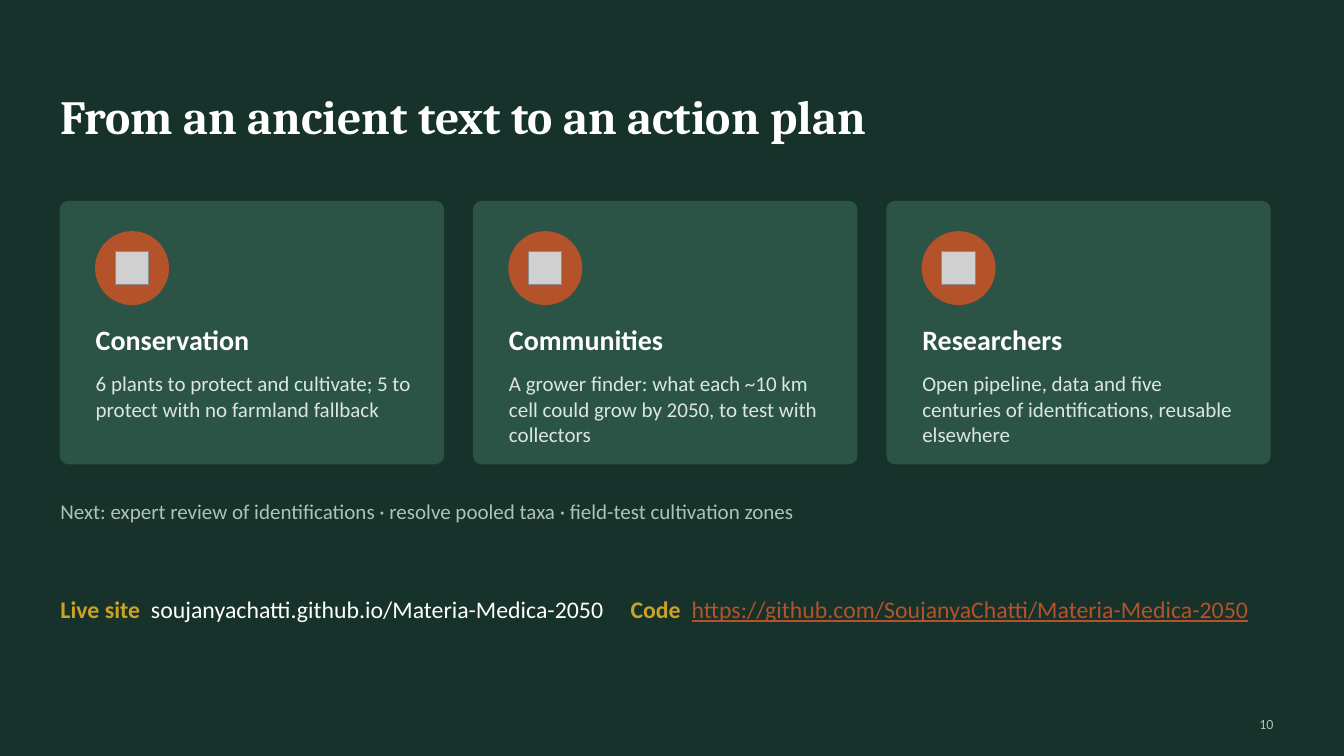
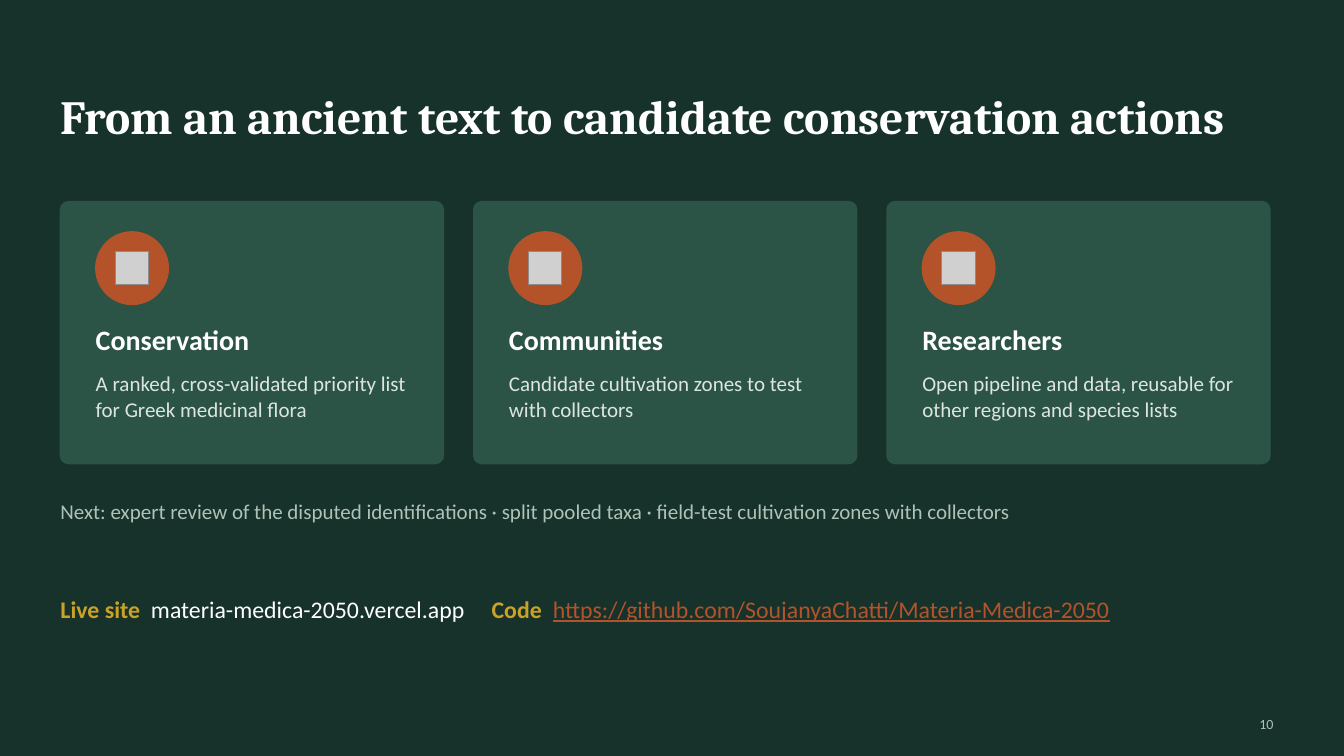
Before and after one commit to SoujanyaChatti/Materia-Medica-2050, a slide deck: slide 10 of docs/materia-medica-2050.pptx. Drawn at 1344x756 pixels with LibreOffice and Linux fonts; fonts in the diff are those of the drawing; grey boxes stand for pictures. Boxes give left, top, right and bottom in pixels: in the first picture for what was removed or moved away, otherwise in the second. Text is boxed around its words. In the diff, an @@ line names an element or a change of style, - is before the commit and + after.

```diff
--- a/docs/materia-medica-2050.pptx
+++ b/docs/materia-medica-2050.pptx
@@ title at (60, 101, 1224, 135): text changed @@
-From an ancient text to an action plan
+From an ancient text to candidate conservation actions
@@ text at (96, 376, 406, 417): text changed @@
-6 plants to protect and cultivate; 5 to protect with no farmland fallback
+A ranked, cross-validated priority list for Greek medicinal flora
@@ text at (509, 376, 802, 417): text changed @@
-A grower finder: what each ~10 km cell could grow by 2050, to test with collectors
+Candidate cultivation zones to test with collectors
@@ text at (922, 376, 1233, 421): text changed @@
-Open pipeline, data and five centuries of identifications, reusable elsewhere
+Open pipeline and data, reusable for other regions and species lists
@@ text at (60, 504, 1009, 523): text changed @@
-Next: expert review of identifications · resolve pooled taxa · field-test cultivation zones
+Next: expert review of the disputed identifications · split pooled taxa · field-test cultivation zones with collectors
@@ text at (60, 601, 1109, 622): text changed @@
-Live site soujanyachatti.github.io/Materia-Medica-2050 Code https://github.com/SoujanyaChatti/Materia-Medica-2050
+Live site materia-medica-2050.vercel.app Code https://github.com/SoujanyaChatti/Materia-Medica-2050
```
Also in this commit, not shown: 9 other slides changed, 7 other files.
